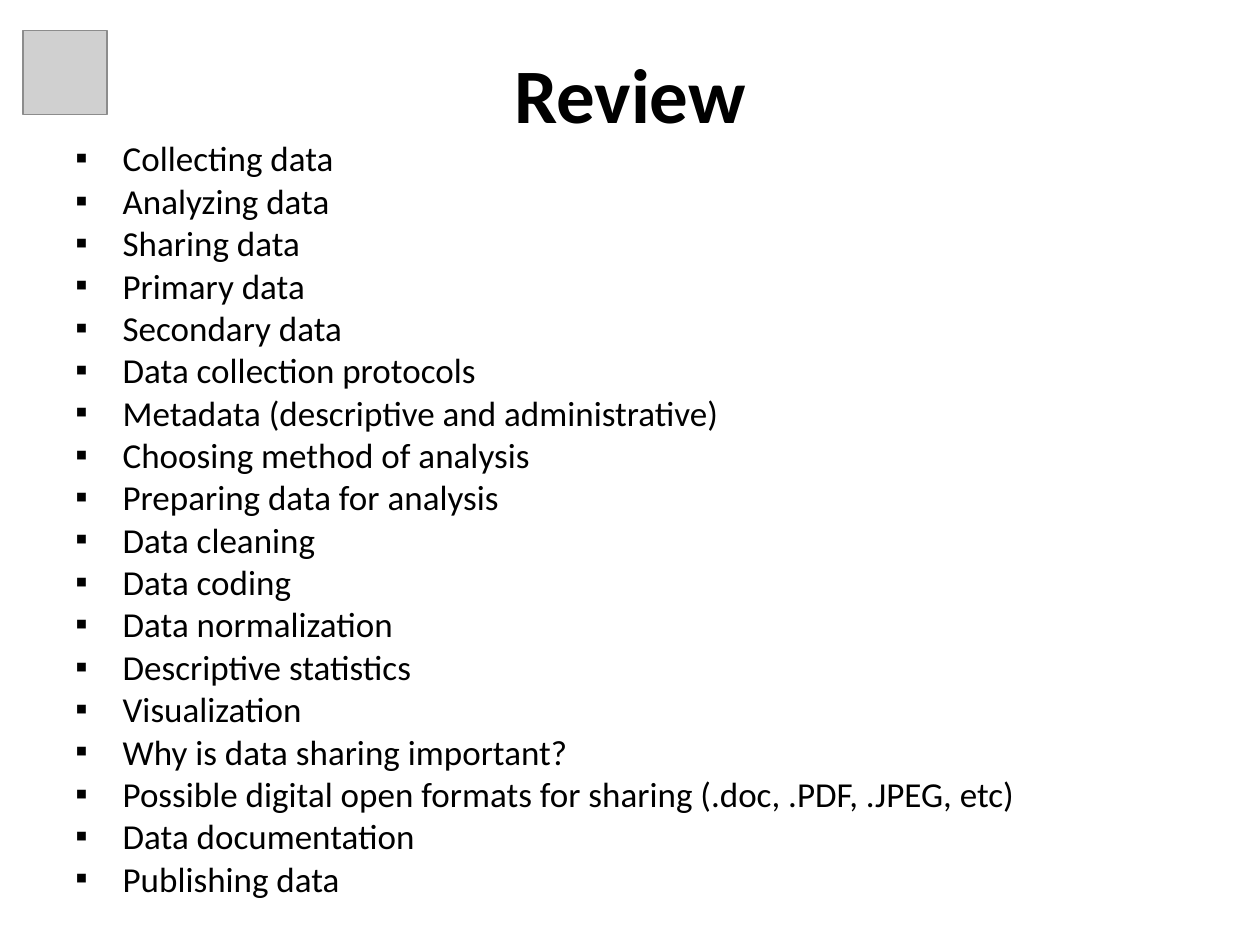
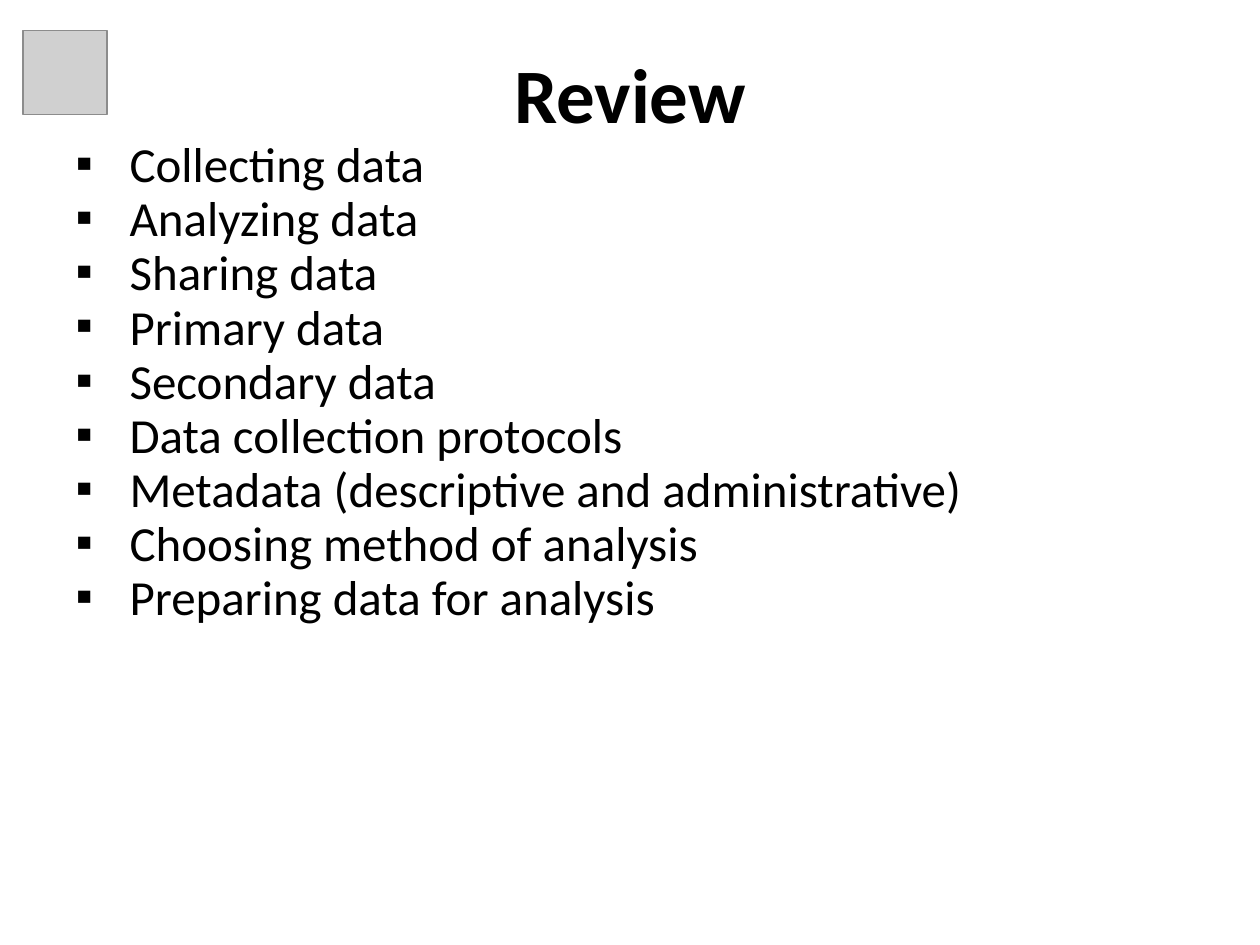
Before and after one commit to tascha/D4DM, a slide deck: slide 5 of documents/Module5_Slides.ppt. Drawn at 1260x945 pixels with LibreOffice and Linux fonts; fonts in the diff are those of the drawing; grey boxes stand for pictures. Boxes give left, top, right and bottom in pixels: in the first picture for what was removed or moved away, otherwise in the second. Text is boxed around its words. In the diff, an @@ line names an element or a change of style, - is before the commit and + after.

Commit message:
edited

```diff
--- a/documents/Module5_Slides.ppt
+++ b/documents/Module5_Slides.ppt
@@ text "Collecting data" at (130,148,961,624): size 20 to 28 pt; indent changed; less space between paragraphs @@
@@ text at (123,528,1014,898): paragraphs removed @@
-▪ Data cleaning
-▪ Data coding
-▪ Data normalization
-▪ Descriptive statistics
-▪ Visualization
-▪ Why is data sharing important?
-▪ Possible digital open formats for sharing (.doc, .PDF, .JPEG, etc)
-▪ Data documentation
-▪ Publishing data
```
Also in this commit, not shown: 5 other slides changed, 1 slide added.
